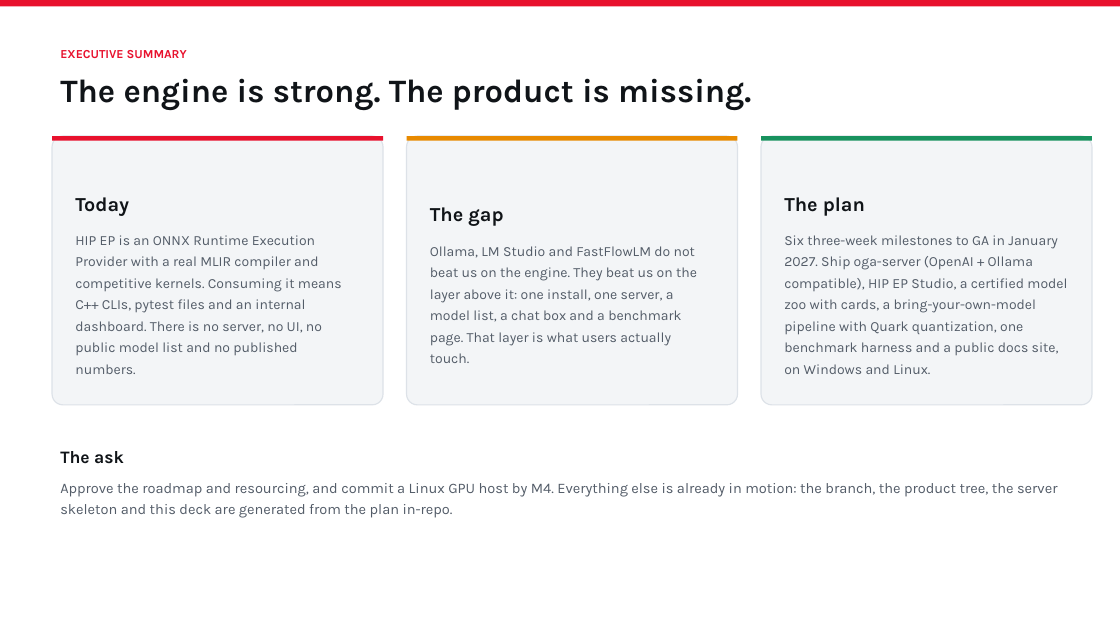
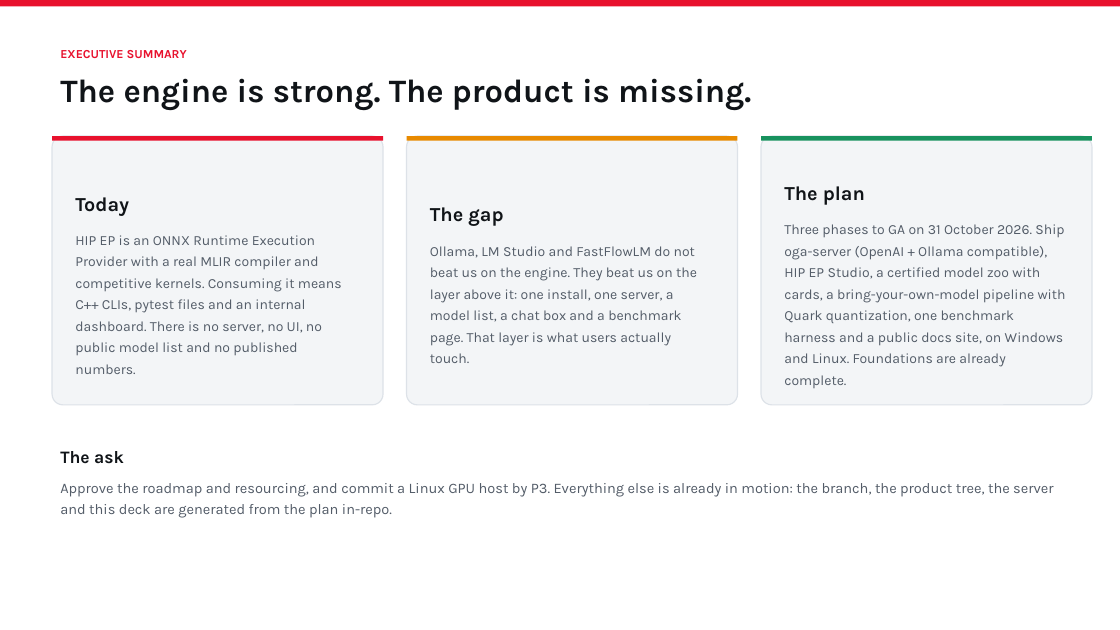
Before and after one commit to qianglin-amd/hip-ep, a slide deck: slide 2 of product/plan/HIP-EP-Product-Plan.pptx. Drawn at 1120x630 pixels with LibreOffice and Linux fonts; fonts in the diff are those of the drawing. Boxes give left, top, right and bottom in pixels: in the first picture for what was removed or moved away, otherwise in the second. Text is boxed around its words. In the diff, an @@ line names an element or a change of style, - is before the commit and + after.

```diff
--- a/product/plan/HIP-EP-Product-Plan.pptx
+++ b/product/plan/HIP-EP-Product-Plan.pptx
@@ text in rounded rectangle at (x1=784, y1=224, x2=1066, y2=388): text changed @@
-Six three-week milestones to GA in January 2027. Ship oga-server (OpenAI + Ollama compatible), HIP EP Studio, a certified model zoo with cards, a bring-your-own-model pipeline with Quark quantization, one benchmark harness and a public docs site, on Windows and Linux.
+Three phases to GA on 31 October 2026. Ship oga-server (OpenAI + Ollama compatible), HIP EP Studio, a certified model zoo with cards, a bring-your-own-model pipeline with Quark quantization, one benchmark harness and a public docs site, on Windows and Linux. Foundations are already complete.
@@ text at (x1=60, y1=483, x2=1053, y2=518): text changed @@
-Approve the roadmap and resourcing, and commit a Linux GPU host by M4. Everything else is already in motion: the branch, the product tree, the server skeleton and this deck are generated from the plan in-repo.
+Approve the roadmap and resourcing, and commit a Linux GPU host by P3. Everything else is already in motion: the branch, the product tree, the server and this deck are generated from the plan in-repo.
```
Also in this commit, not shown: 9 other slides changed, 47 other files.
